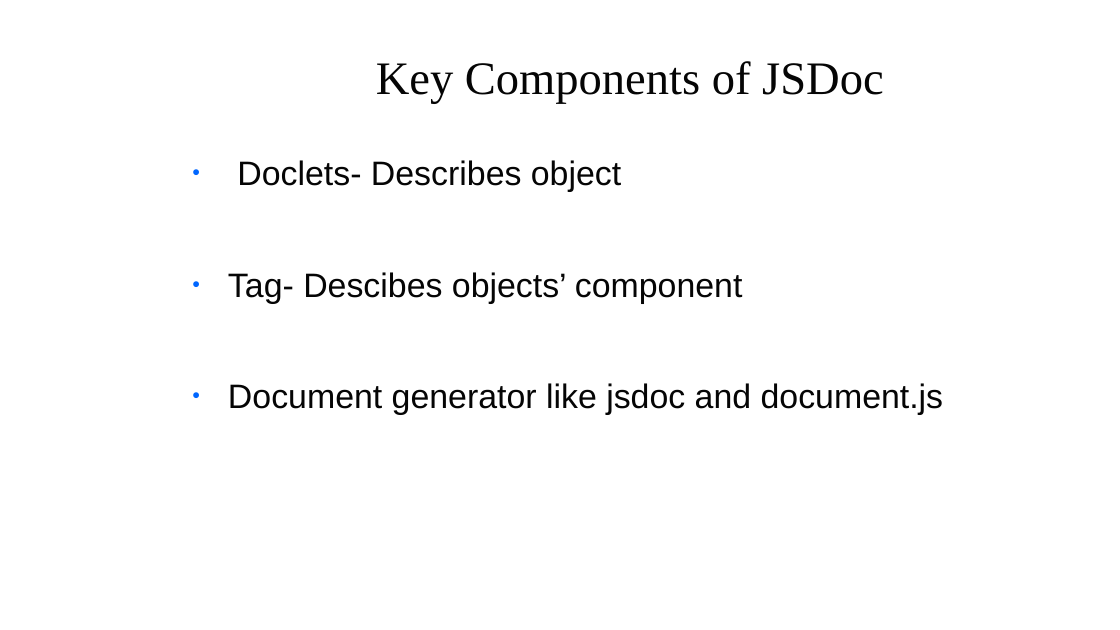
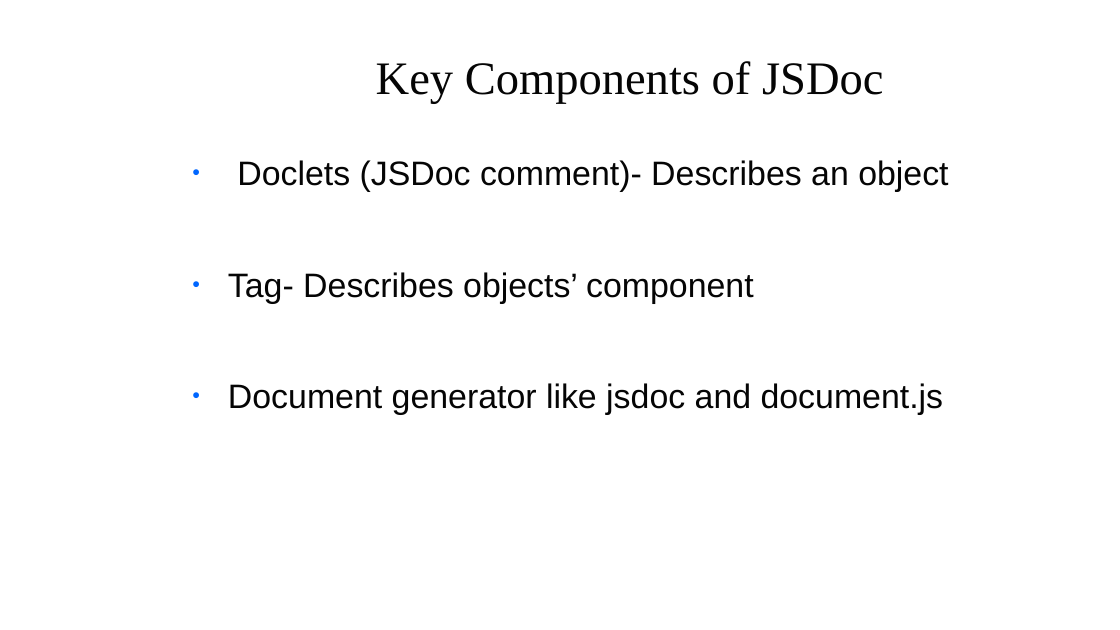
Before and after one commit to zoldello/jsdoc-talk, a slide deck: slide 4 of slides.pptx. Drawn at 1120x630 pixels with LibreOffice and Linux fonts; fonts in the diff are those of the drawing; background and template pictures are left out. Boxes give left, top, right and bottom in pixels: in the first picture for what was removed or moved away, otherwise in the second. Text is boxed around its words. In the diff, an @@ line names an element or a change of style, - is before the commit and + after.

```diff
--- a/slides.pptx
+++ b/slides.pptx
@@ text at (228, 160, 948, 303): text changed @@
-● Doclets- Describes object
-● Tag- Descibes objects’ component
+● Doclets (JSDoc comment)- Describes an object
+● Tag- Describes objects’ component
```
Also in this commit, not shown: 11 other slides changed, 11 other files.
